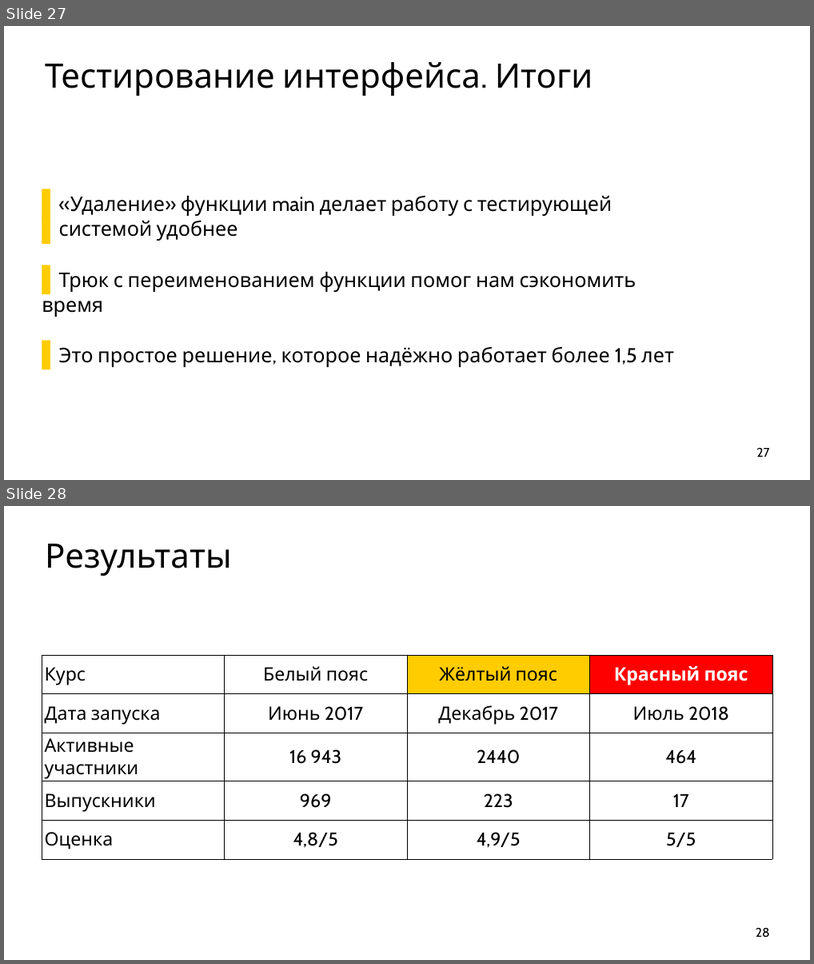
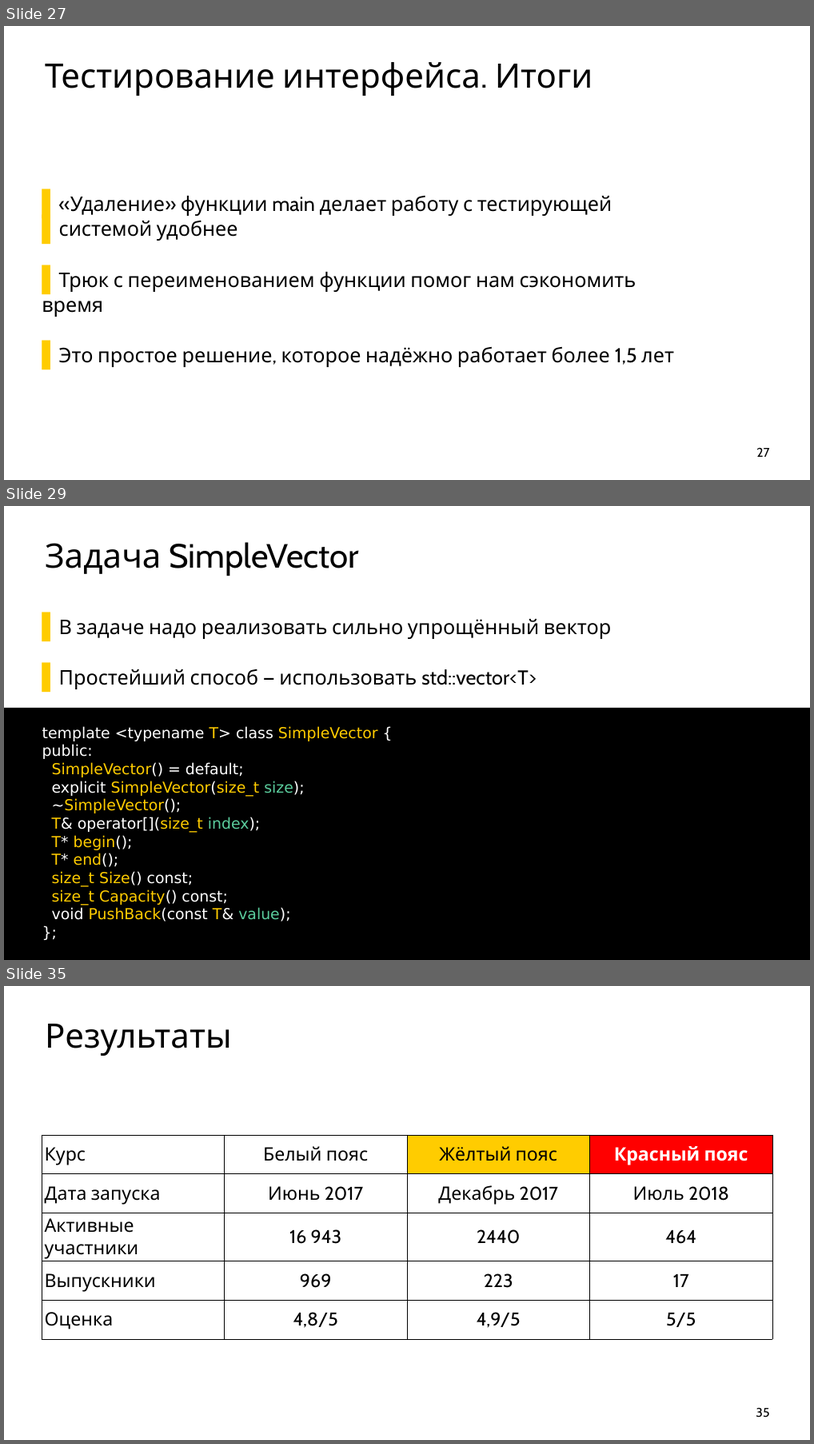
Before and after one commit to ishfb/cpprus18, a slide deck: slides.pptx. Shown one above the other, each under a label of ours: slides 27 and 28 before the commit, slides 27, 29 and 35 after it; the slides between them are not shown. The pictures are 814x964 and 814x1444 pixels, drawn with LibreOffice and Linux fonts; fonts in the diff are those of the drawing. Boxes give left, top, right and bottom in pixels: in the first picture for what was removed or moved away, otherwise in the second. Text is boxed around its words. In the diff, an @@ line names an element or a change of style, - is before the commit and + after.

```diff
--- a/slides.pptx
+++ b/slides.pptx
@@ slide 29 added at <box>4,506,810,960</box>, background #FFFFFF @@
@@ title added at <box>45,542,359,576</box>, 80 pt, text #000000 @@
+Задача SimpleVector
@@ text added at <box>59,619,611,689</box>, 48 pt, text #000000 @@
+  ▌ В задаче надо реализовать сильно упрощённый вектор
+  ▌ Простейший способ — использовать std::vector<T>
@@ text added at <box>4,708,810,960</box>, fill #000000, 36 pt, text #FFFFFF @@
+template <typename T> class SimpleVector {
+public:
+SimpleVector() = default;
+explicit SimpleVector(size_t size);
+~SimpleVector();
+T& operator[](size_t index);
+T* begin();
+T* end();
+size_t Size() const;
+size_t Capacity() const;
+void PushBack(const T& value);
+};
@@ what was slide 28 is now slide 35 @@
@@ page number at <box>756,1407,770,1417</box>: text changed @@
-28
+35
```
Also in this commit, not shown: 6 other slides added.
